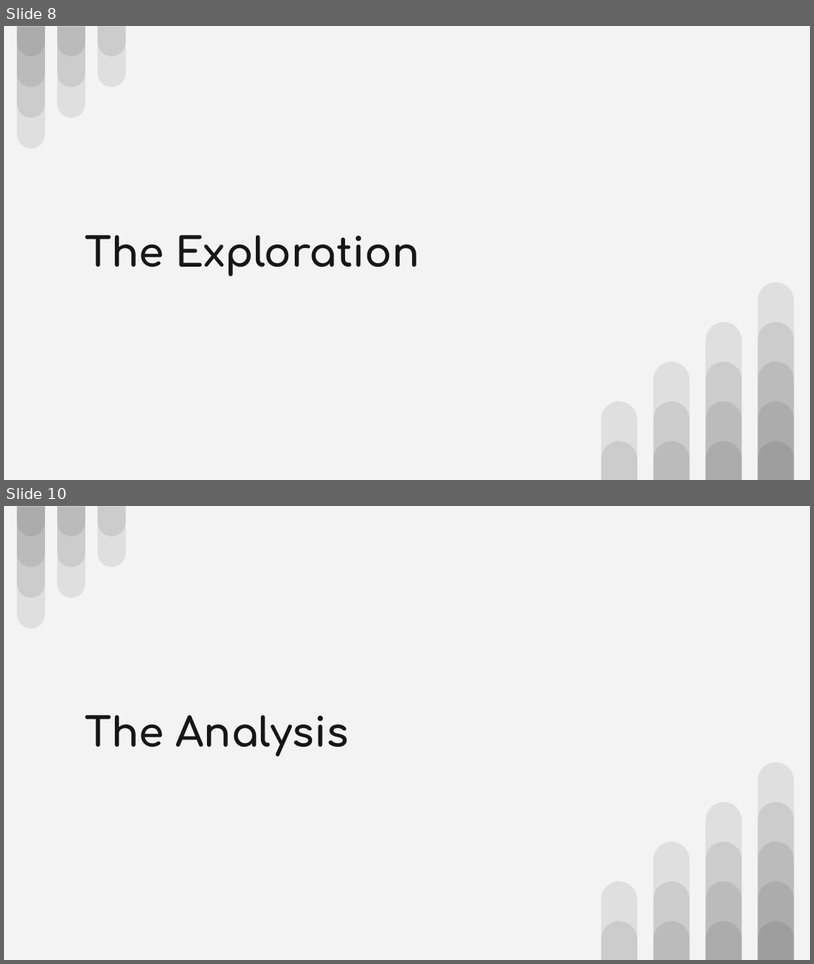
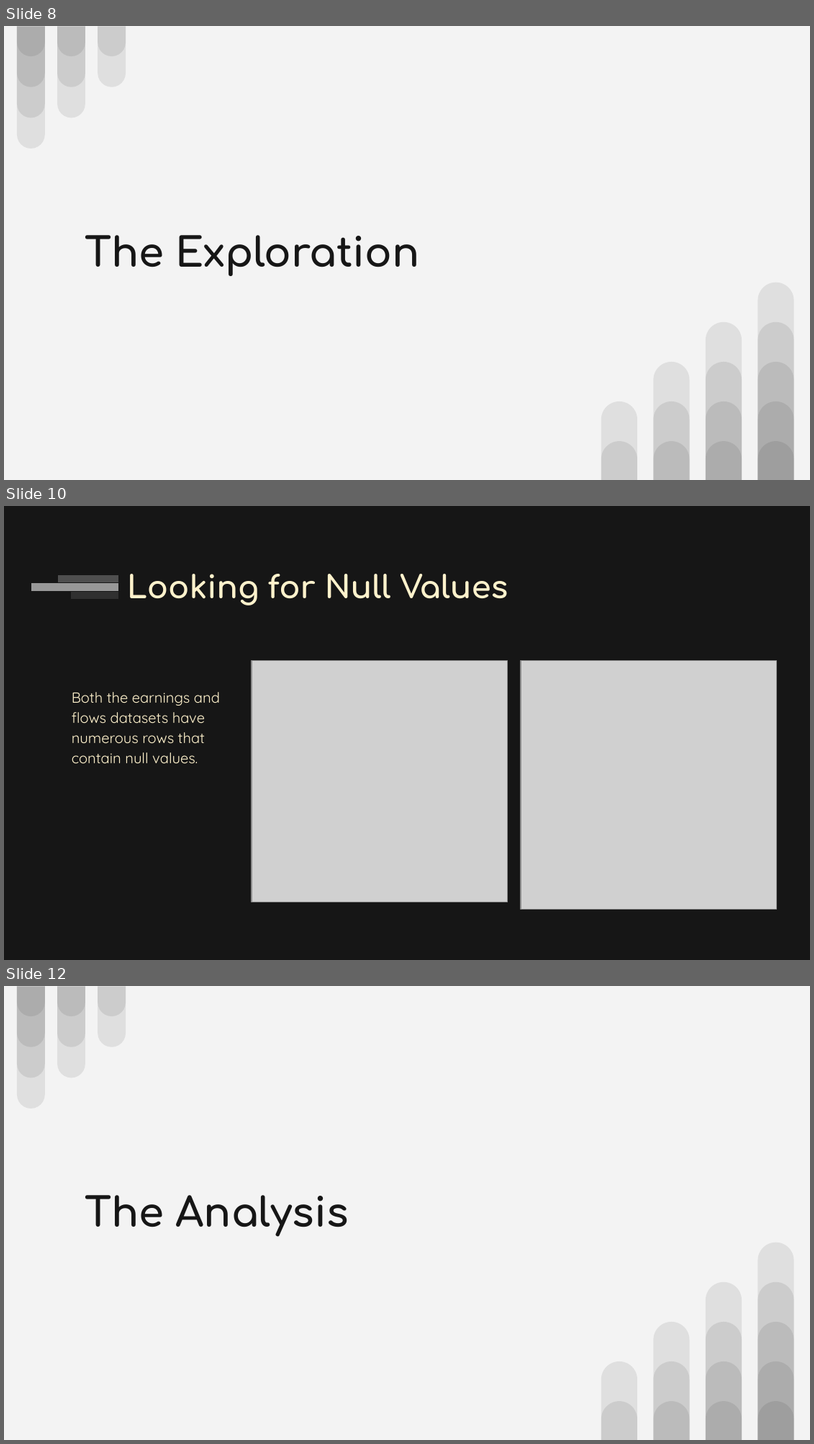
Before and after one commit to adinfinitum225/final_project, a slide deck: media/Final Project - Employment Prosepects.pptx. Shown one above the other, each under a label of ours: slides 8 and 10 before the commit, slides 8, 10 and 12 after it; the slides between them are not shown. The pictures are 814x964 and 814x1444 pixels, drawn with LibreOffice and Linux fonts; fonts in the diff are those of the drawing; grey boxes stand for pictures. Boxes give left, top, right and bottom in pixels: in the first picture for what was removed or moved away, otherwise in the second. Text is boxed around its words. In the diff, an @@ line names an element or a change of style, - is before the commit and + after.

```diff
--- a/media/Final Project - Employment Prosepects.pptx
+++ b/media/Final Project - Employment Prosepects.pptx
@@ slide 10 added at (4, 506, 810, 960), background #161616 @@
@@ rectangle added at (31, 582, 118, 591), fill #F3F3F3 at 59% opacity, outline #161616 0.75 pt @@
@@ rectangle added at (57, 574, 118, 582), fill #F3F3F3 at 26% opacity, outline #161616 0.75 pt @@
@@ rectangle added at (71, 591, 119, 599), fill #F3F3F3 at 12% opacity, outline #161616 0.75 pt @@
@@ title added at (127, 574, 508, 605), 28 pt, text #FFF2CC, bold @@
+Looking for Null Values
@@ picture added at (252, 660, 507, 901) @@
@@ picture added at (521, 660, 777, 908) @@
@@ text added at (72, 692, 220, 763), 13 pt, text #FFF2CC @@
+Both the earnings and flows datasets have numerous rows that contain null values.
@@ what was slide 10 is now slide 12 @@
```
Also in this commit, not shown: 4 other slides added, 1 slide removed.
